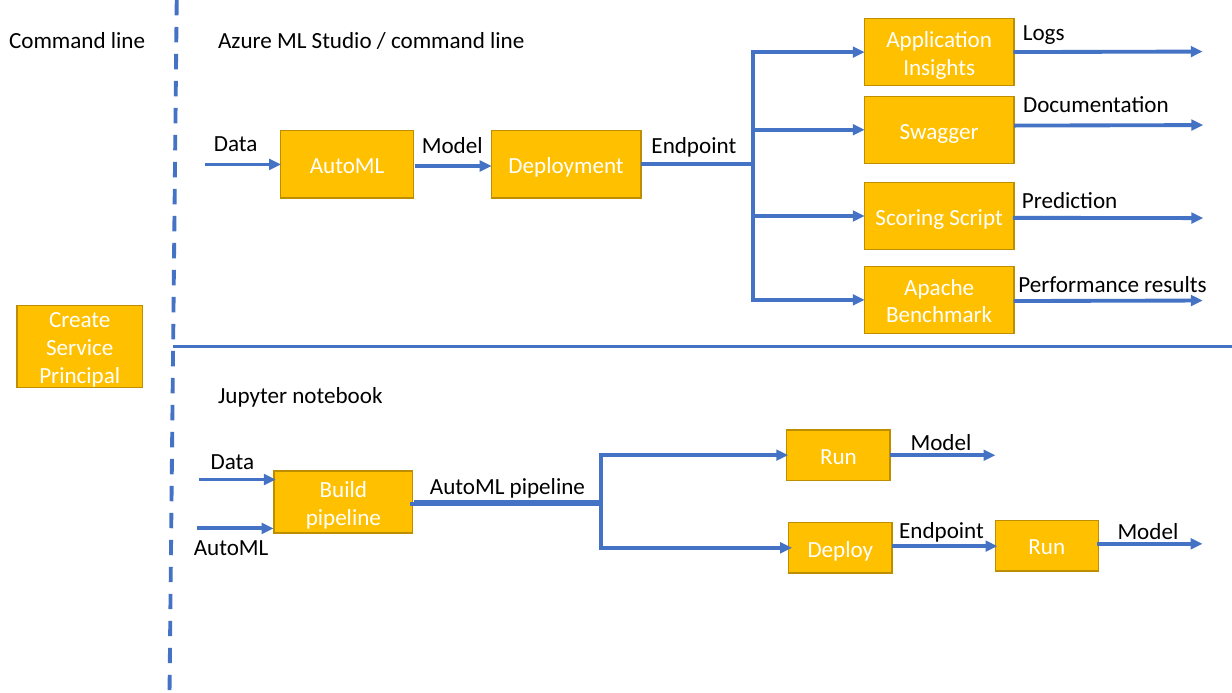
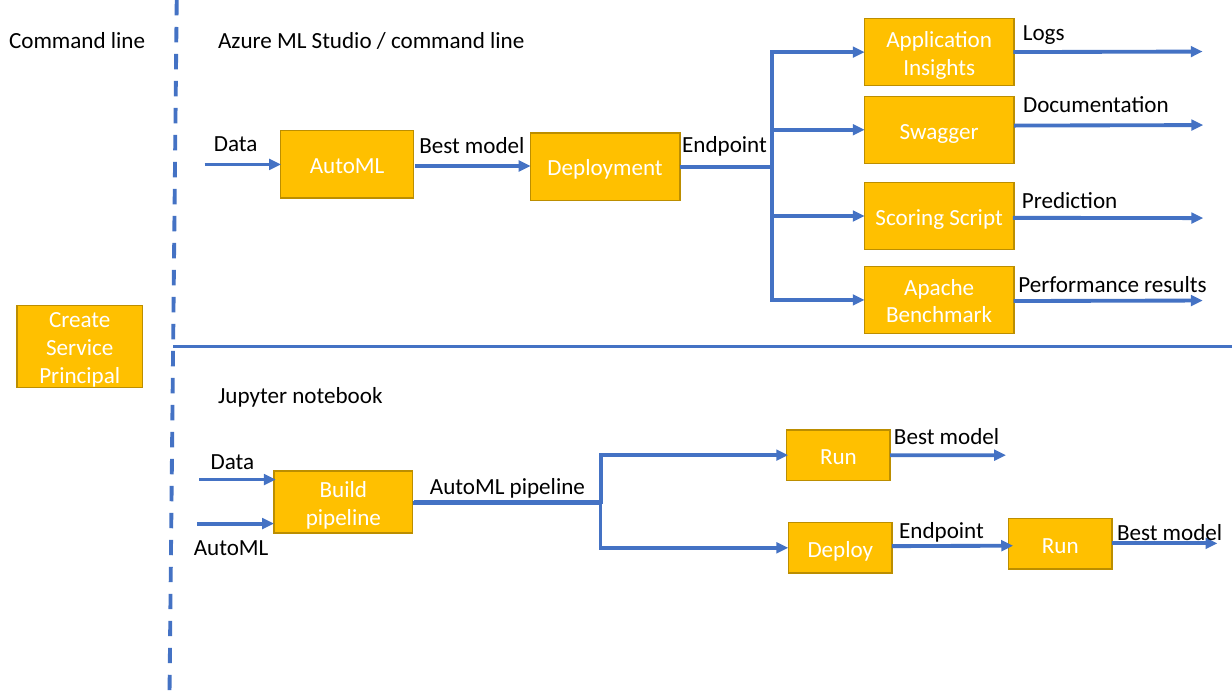
Before and after one commit to zgoey/azure_ml_project2, a slide deck: slide 1 of architecture/architecture.pptx. Drawn at 1232x693 pixels with LibreOffice and Linux fonts; fonts in the diff are those of the drawing. Boxes give left, top, right and bottom in pixels: in the first picture for what was removed or moved away, otherwise in the second. Text is boxed around its words. In the diff, an @@ line names an element or a change of style, - is before the commit and + after.

```diff
--- a/architecture/architecture.pptx
+++ b/architecture/architecture.pptx
@@ elbow arrow moved from (641, 165) - (865, 52) to (680, 166) - (865, 52) @@
@@ text at (419,137,525,153): text changed @@
-Model
+Best model
@@ rectangle "Deployment": place and size @@
-rectangle "Deployment" at (492,131,641,199)
+rectangle "Deployment" at (531,133,680,201)
@@ text "Endpoint": place and size @@
-text "Endpoint" at (651,137,736,157)
+text "Endpoint" at (682,136,767,156)
@@ elbow arrow moved from (641, 165) - (865, 130) to (680, 166) - (865, 130) @@
@@ arrow moved from (415, 166) - (492, 166) to (415, 166) - (531, 166) @@
@@ elbow arrow moved from (641, 165) - (865, 300) to (680, 166) - (865, 300) @@
@@ elbow arrow moved from (641, 165) - (865, 216) to (680, 166) - (865, 216) @@
@@ text at (894,428,1000,451): text changed @@
-Model
+Best model
@@ arrow moved from (890, 456) - (995, 456) to (890, 456) - (1006, 456) @@
@@ elbow arrow moved from (409, 504) - (792, 548) to (413, 503) - (788, 548) @@
@@ arrow moved from (197, 529) - (274, 529) to (198, 524) - (274, 524) @@
@@ rectangle "Run": place and size @@
-rectangle "Run" at (995,520,1099,571)
+rectangle "Run" at (1009,518,1113,569)
@@ text at (1117,524,1223,546): text changed @@
-Model
+Best model
@@ arrow moved from (892, 546) - (997, 546) to (892, 546) - (1013, 546) @@
@@ arrow moved from (1097, 544) - (1202, 544) to (1112, 543) - (1217, 543) @@
```
Also in this commit, not shown: 1 other file.
